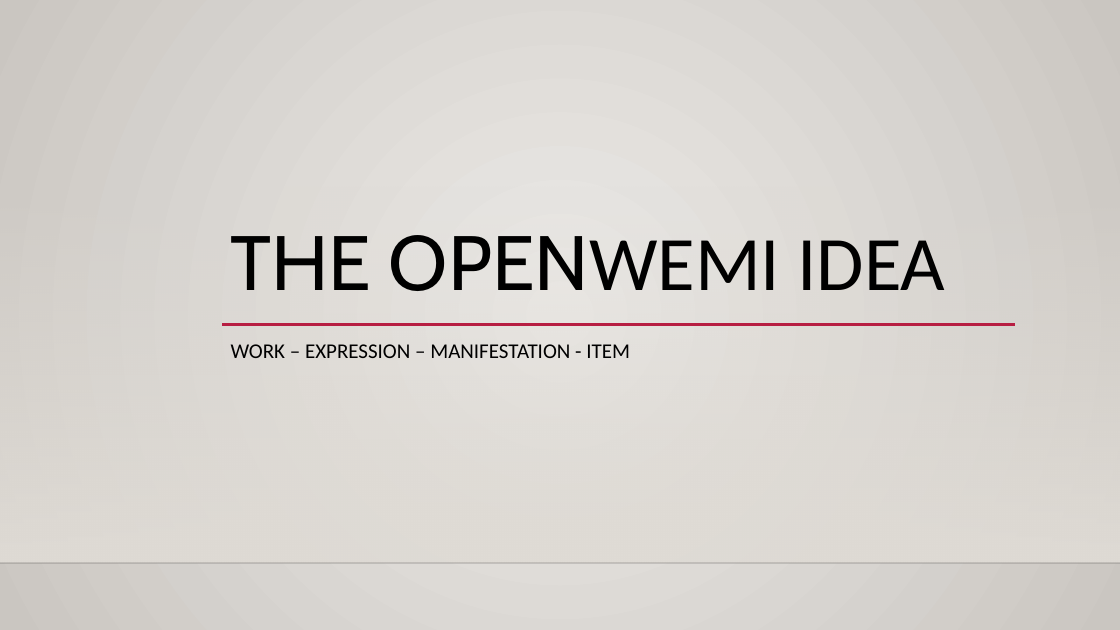
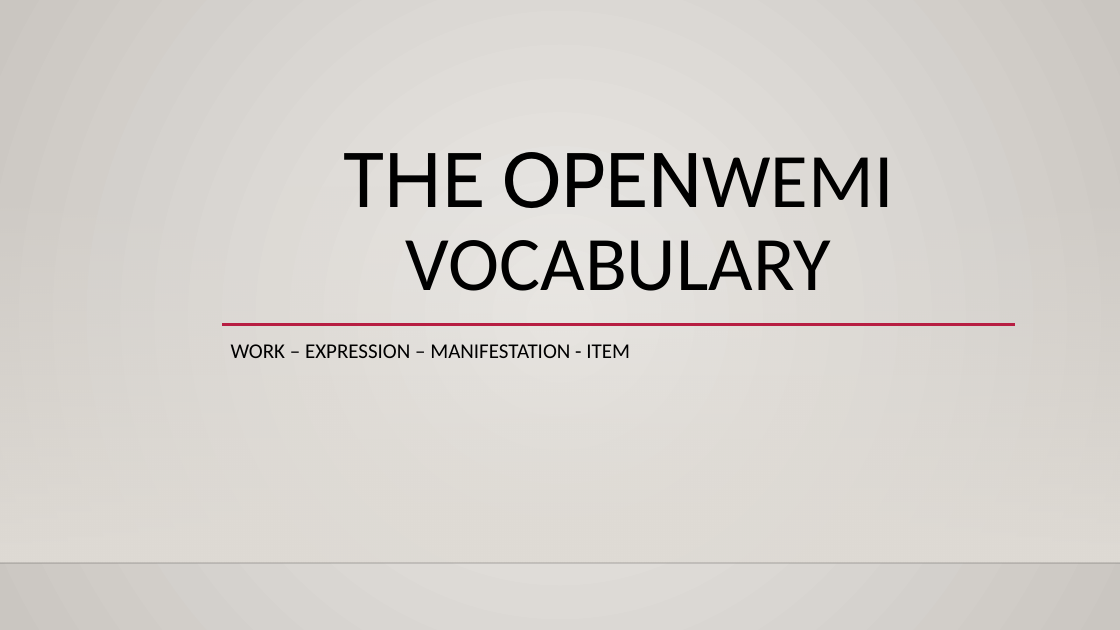
Before and after one commit to dcmi/openwemi, a slide deck: slide 1 of presentations/openwemiUB.pptx. Drawn at 1120x630 pixels with LibreOffice and Linux fonts; fonts in the diff are those of the drawing; background and template pictures are left out. Boxes give left, top, right and bottom in pixels: in the first picture for what was removed or moved away, otherwise in the second. Text is boxed around its words. In the diff, an @@ line names an element or a change of style, - is before the commit and + after.

```diff
--- a/presentations/openwemiUB.pptx
+++ b/presentations/openwemiUB.pptx
@@ title at (344, 152, 893, 291): text changed @@
-THE OPENWEMI IDEA
+THE OPENWEMI VOCABULARY
```
Also in this commit, not shown: 2 other slides changed, 1 slide removed.
